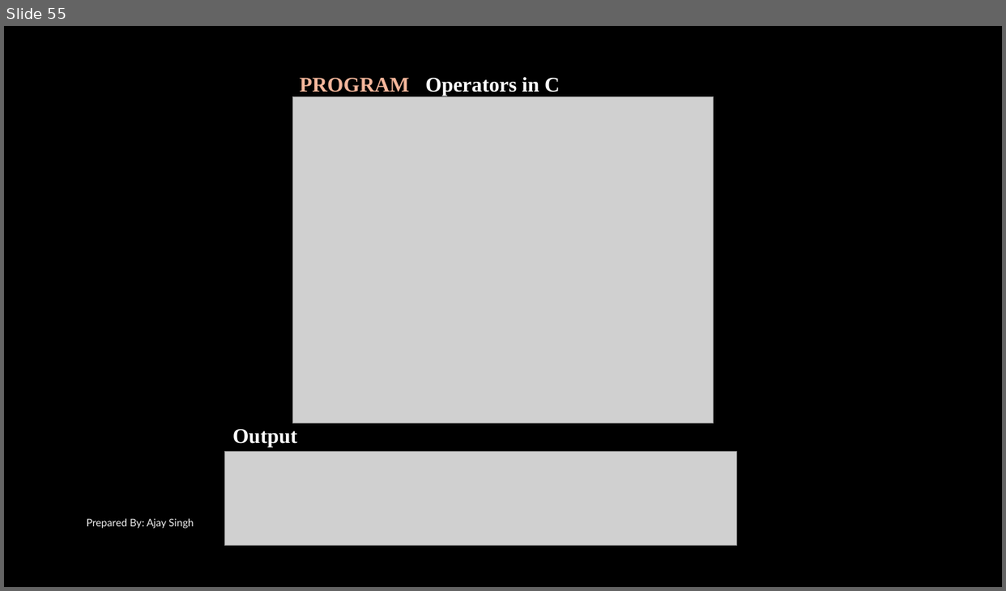
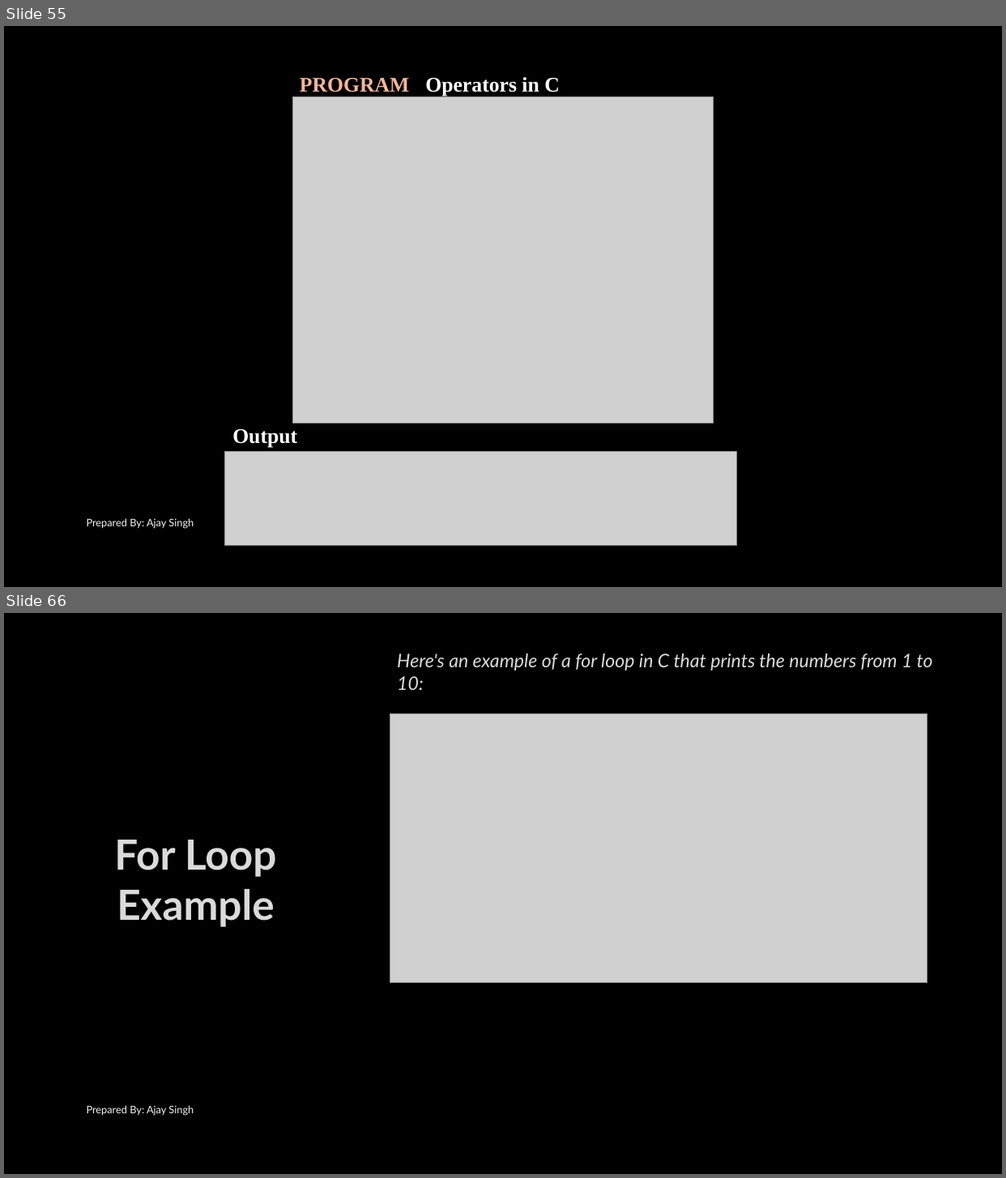
Before and after one commit to mentormaya/notes, a slide deck: assets/Computer_Science/Class_12/C_Programming_II.pptx. Shown one above the other, each under a label of ours: slide 55 before the commit, slides 55 and 66 after it; the slides between them are not shown. The pictures are 1006x591 and 1006x1178 pixels, drawn with LibreOffice and Linux fonts; fonts in the diff are those of the drawing; grey boxes stand for pictures; background and template pictures are left out. Boxes give left, top, right and bottom in pixels: in the first picture for what was removed or moved away, otherwise in the second. Text is boxed around its words. In the diff, an @@ line names an element or a change of style, - is before the commit and + after.

```diff
--- a/assets/Computer_Science/Class_12/C_Programming_II.pptx
+++ b/assets/Computer_Science/Class_12/C_Programming_II.pptx
@@ slide 66 added at [4,613,1002,1174], background picture (left out) @@
@@ text added at [397,653,933,690], 18 pt, text #DADADA, italic @@
+Here's an example of a for loop in C that prints the numbers from 1 to 10:
@@ picture added at [390,714,927,983] @@
@@ text added at [114,840,276,927], 40 pt, text #DADADA, bold @@
+For Loop Example
@@ text added at [87,1105,194,1115], 10 pt, text #F2F2F2 @@
+Prepared By: Ajay Singh
```
Also in this commit, not shown: 50 other slides added.
